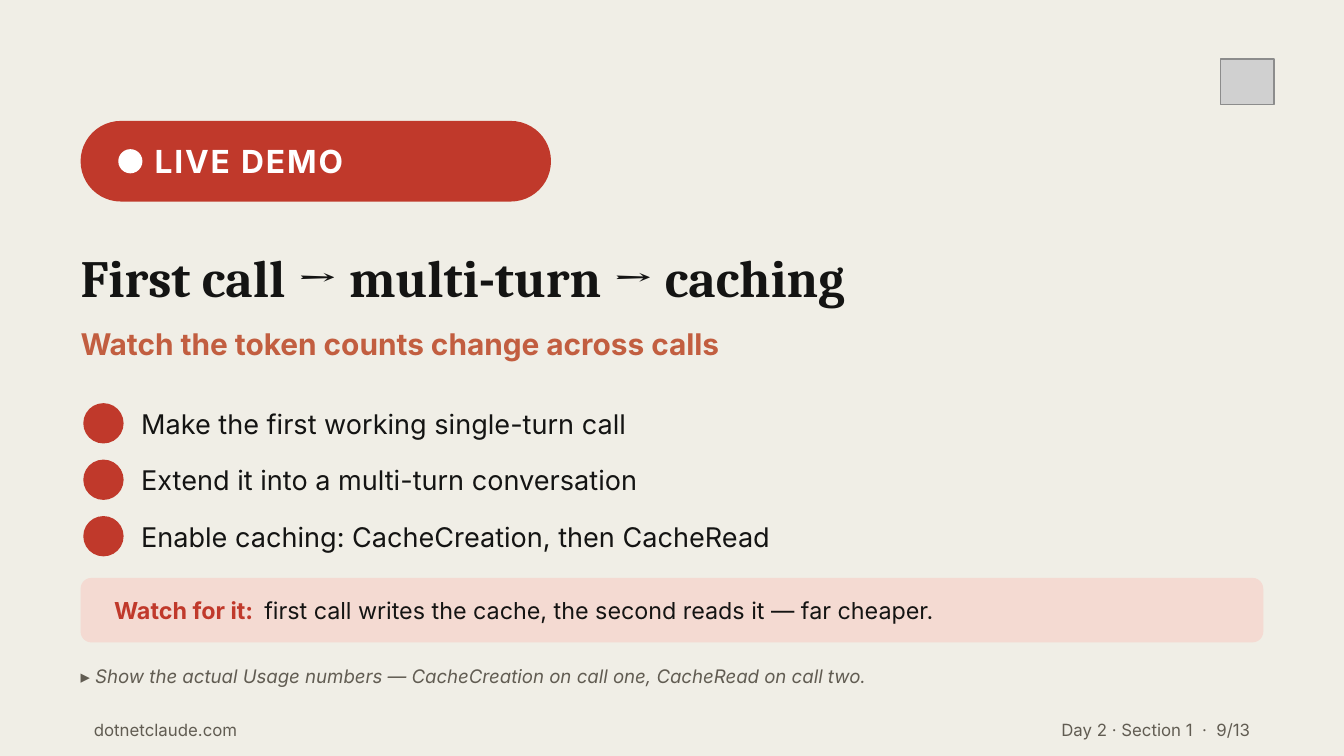
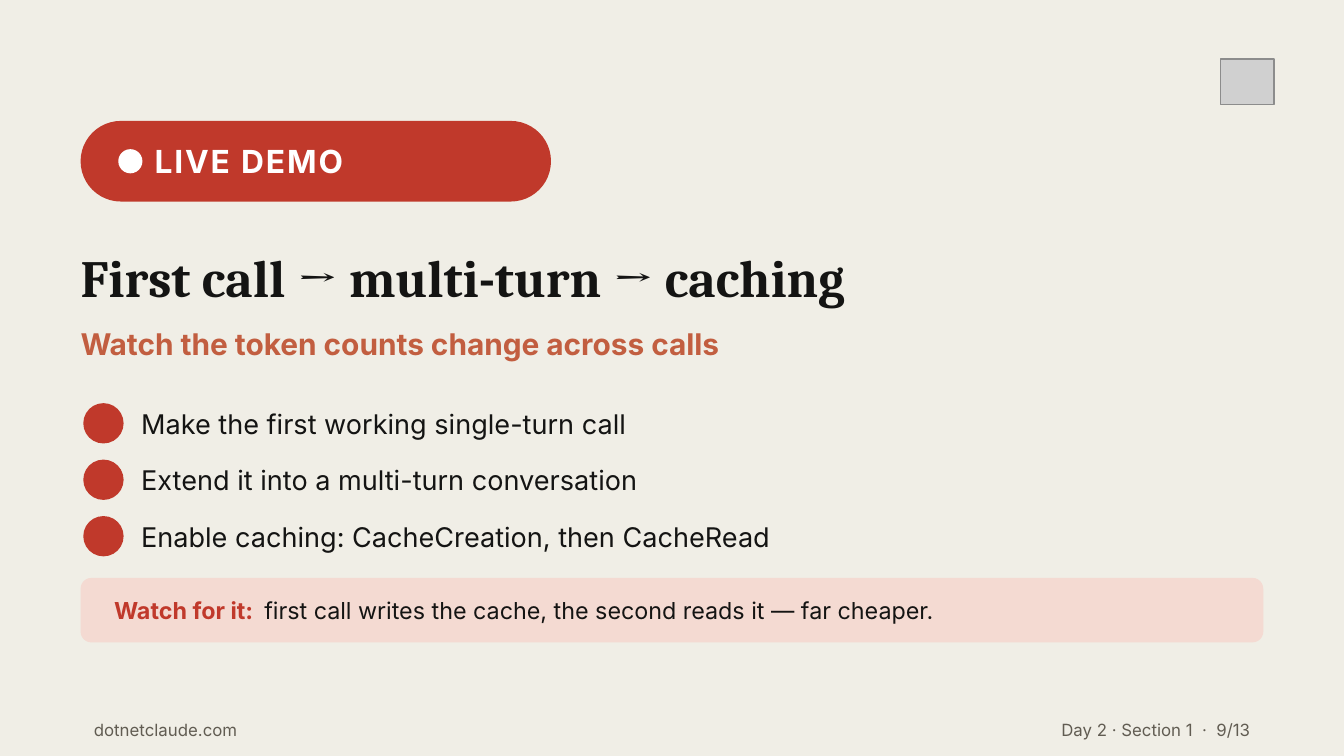
Before and after one commit to cwoodruff/dotnet-claude-workshop-content, a slide deck: slide 9 of decks/Day 2/Day2-Section1-CSharp-SDK-Fundamentals.pptx. Drawn at 1344x756 pixels with LibreOffice and Linux fonts; fonts in the diff are those of the drawing; grey boxes stand for pictures; background and template pictures are left out. Boxes give left, top, right and bottom in pixels: in the first picture for what was removed or moved away, otherwise in the second. Text is boxed around its words. In the diff, an @@ line names an element or a change of style, - is before the commit and + after.

```diff
--- a/decks/Day 2/Day2-Section1-CSharp-SDK-Fundamentals.pptx
+++ b/decks/Day 2/Day2-Section1-CSharp-SDK-Fundamentals.pptx
@@ text removed at box(95, 669, 866, 687) @@
-▸ Show the actual Usage numbers — CacheCreation on call one, CacheRead on call two.
```
Also in this commit, not shown: 12 other slides changed, 11 other files.
